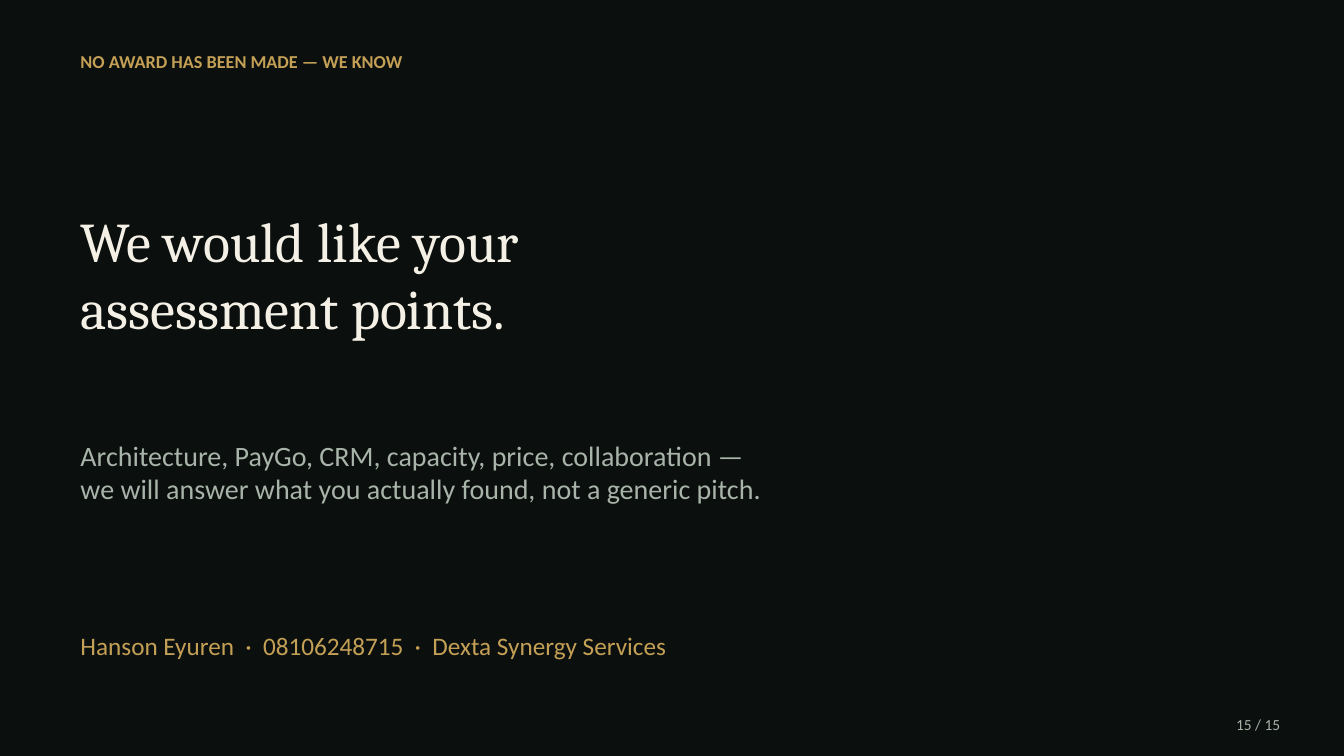
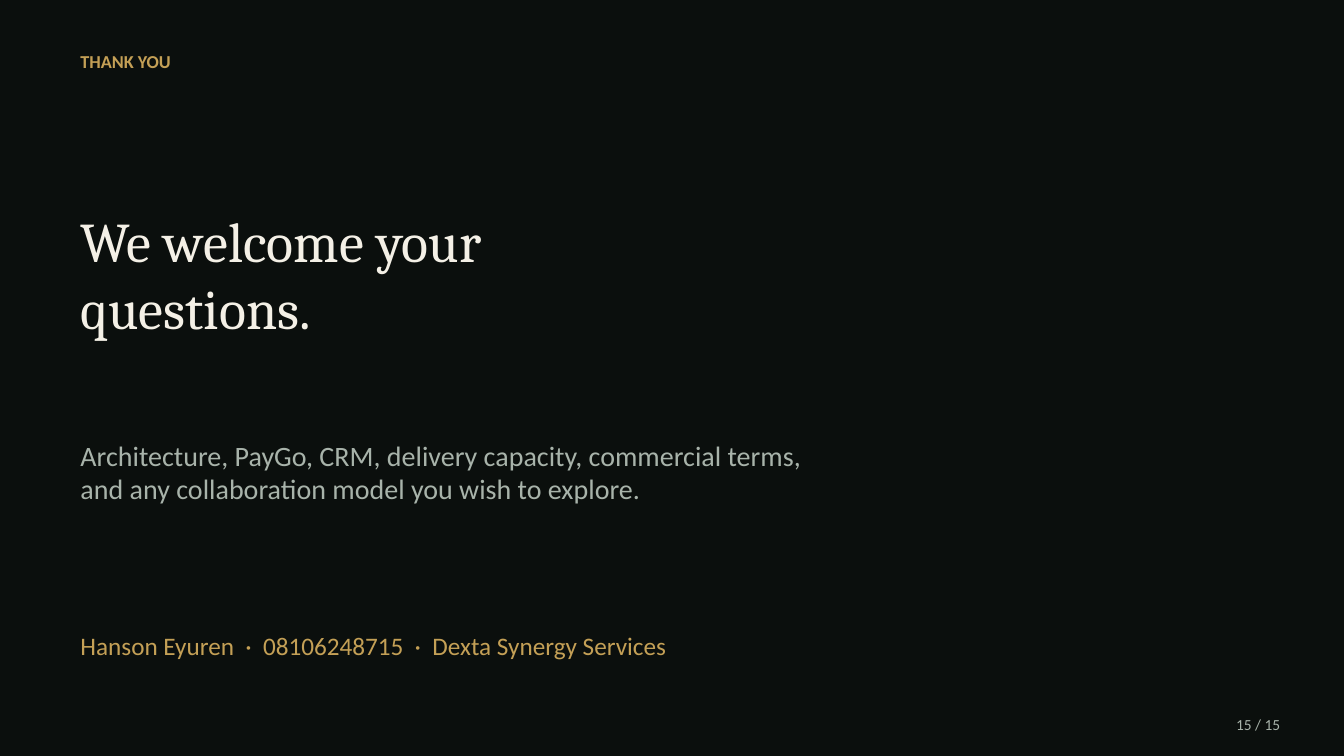
Before and after one commit to hanson1997/test, a slide deck: slide 15 of edfip-screening/EDFIP_Screening_Dexta.pptx. Drawn at 1344x756 pixels with LibreOffice and Linux fonts; fonts in the diff are those of the drawing. Boxes give left, top, right and bottom in pixels: in the first picture for what was removed or moved away, otherwise in the second. Text is boxed around its words. In the diff, an @@ line names an element or a change of style, - is before the commit and + after.

```diff
--- a/edfip-screening/EDFIP_Screening_Dexta.pptx
+++ b/edfip-screening/EDFIP_Screening_Dexta.pptx
@@ text at (80,56,171,68): text changed @@
-NO AWARD HAS BEEN MADE — WE KNOW
+THANK YOU
@@ text at (80,223,481,341): text changed @@
-We would like your
-assessment points.
+We welcome your
+questions.
@@ text at (80,446,801,504): text changed @@
-Architecture, PayGo, CRM, capacity, price, collaboration —
-we will answer what you actually found, not a generic pitch.
+Architecture, PayGo, CRM, delivery capacity, commercial terms,
+and any collaboration model you wish to explore.
```
Also in this commit, not shown: 14 other slides changed, 4 other files.
